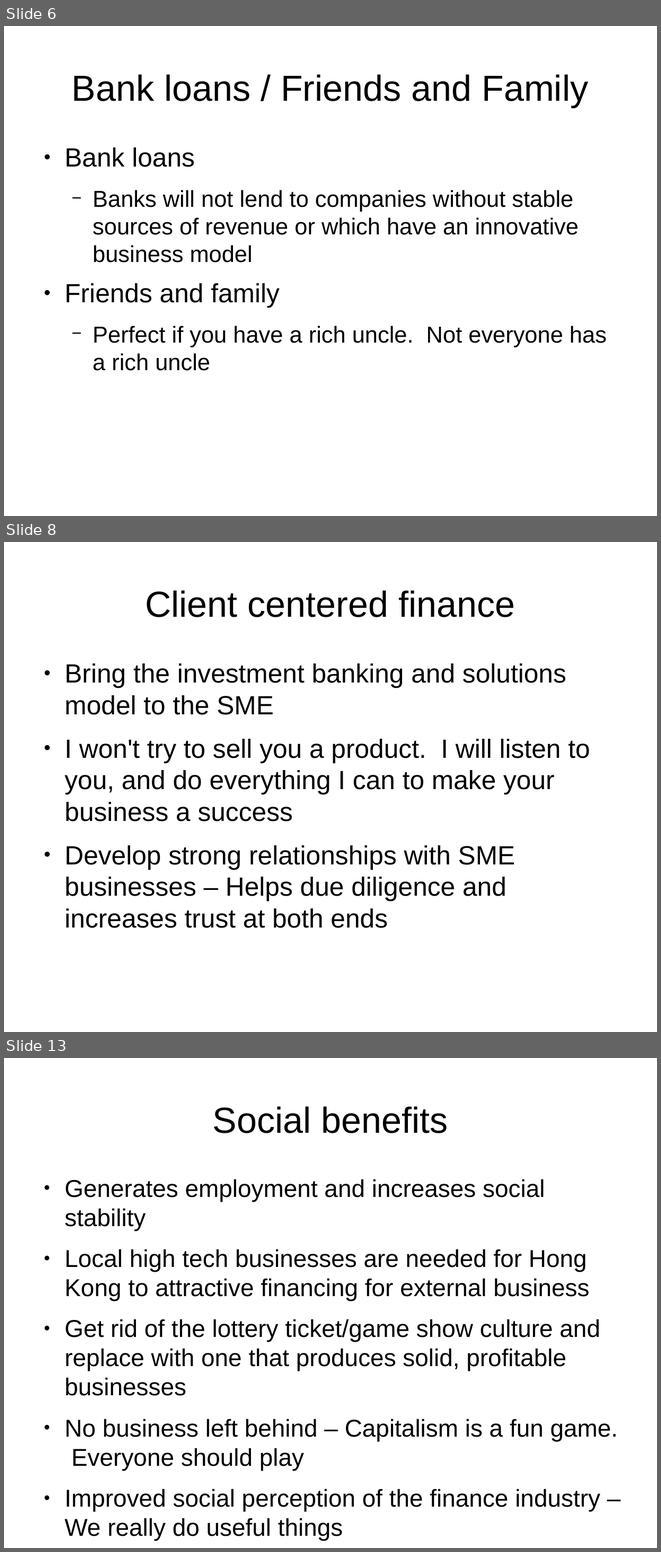
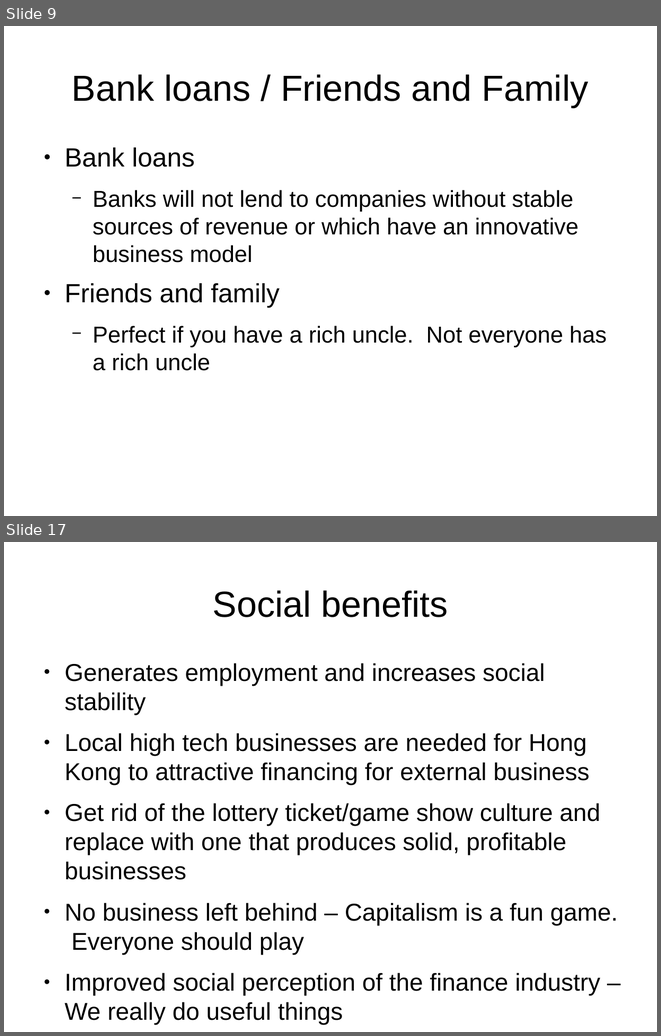
Before and after one commit to joequant/bitquant, a slide deck: pitchdecks/smartmicroloanshk.odp. Shown one above the other, each under a label of ours: slides 6, 8 and 13 before the commit, slides 9 and 17 after it; the slides between them are not shown. The pictures are 661x1552 and 661x1036 pixels, drawn with LibreOffice and Linux fonts; fonts in the diff are those of the drawing. Boxes give left, top, right and bottom in pixels: in the first picture for what was removed or moved away, otherwise in the second. Text is boxed around its words. In the diff, an @@ line names an element or a change of style, - is before the commit and + after.

```diff
--- a/pitchdecks/smartmicroloanshk.odp
+++ b/pitchdecks/smartmicroloanshk.odp
@@ slide 8 removed at <box>4,542,657,1032</box>, background #FFFFFF @@
@@ title removed at <box>145,590,515,617</box> @@
-Client centered finance
@@ text removed at <box>64,663,590,928</box> @@
-● Bring the investment banking and solutions model to the SME
-● I won't try to sell you a product. I will listen to you, and do everything I can to make your business a success
-● Develop strong relationships with SME businesses – Helps due diligence and increases trust at both ends
@@ what was slide 6 is now slide 9 @@
@@ what was slide 13 is now slide 17 @@
```
Also in this commit, not shown: 7 slides changed, 6 slides added, 1 other file.
